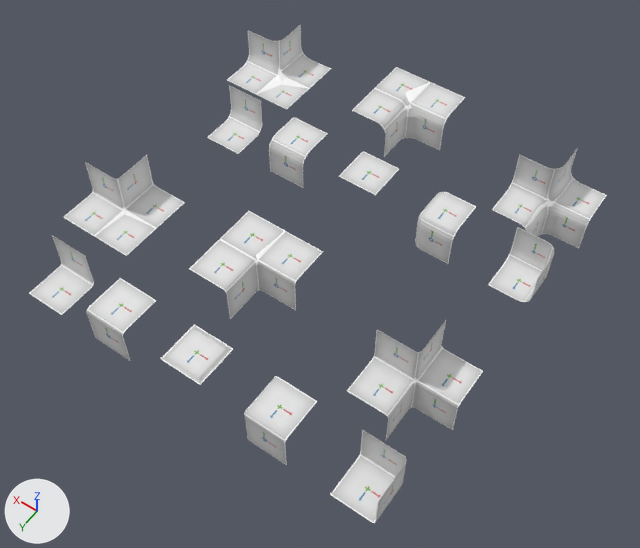
The Blender file BasicsAssets/Mesh/Blocks.blend: old version first, new version second.
Both versions are drawn from a camera (50 mm lens) standing at (-3.68, 6.12, 7.49) and looking at (-0.11, 1.11, -0.39). Arrows for +X, +Y and +Z are at lower left; the lights stay in place.

In view in the first picture: 'Corner  Neg 1x1x1', 'Corner  Neg 1x1x1 M', 'Corner 1x1x1', 'Corner 1x1x1 M', 'Cross 1x1x1', 'Cross 1x1x1 M', 'Edge 1x1x1', 'Edge 1x1x1 M', 'Edge Neg 1x1x1', 'Edge Neg 1x1x1 M', 'Side 1x1x1', 'Side 1x1x1 M', 'SideToEdgeNeg 1x1x1', 'SideToEdgeNeg 1x1x1 M', 'SideToEdgePos 1x1x1', 'SideToEdgePos 1x1x1 M'.
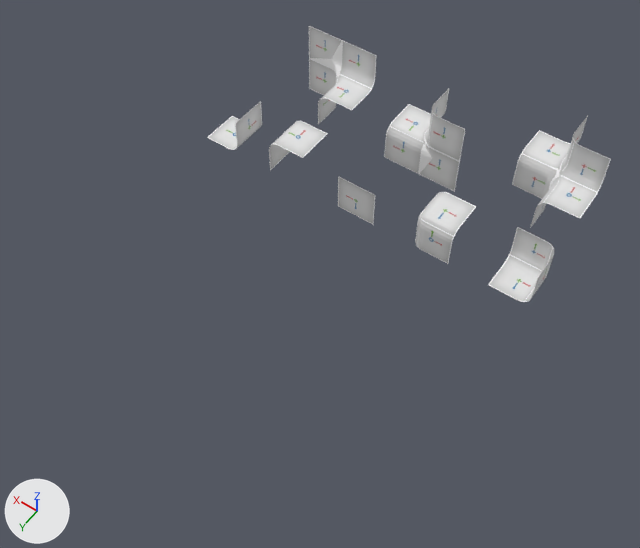
Changed parts and their boxes [x1, y1, x2, y2] in the pictures (640 x 548 px):
'Cross 1x1x1', reshaped, moved (14% narrower, 12% taller)
    before: [492, 148, 607, 248]
    after: [512, 116, 611, 228]
'SideToEdgePos 1x1x1', moved, turned
    before: [227, 25, 331, 109]
    after: [309, 26, 377, 124]
'SideToEdgeNeg 1x1x1', reshaped, moved (28% narrower, 15% taller)
    before: [352, 67, 465, 157]
    after: [384, 88, 465, 192]
'Cross 1x1x1 M', deleted
    before: [347, 320, 483, 439]
'SideToEdgeNeg 1x1x1 M', deleted
    before: [189, 211, 323, 319]
'SideToEdgePos 1x1x1 M', deleted
    before: [64, 155, 185, 256]
'Corner  Neg 1x1x1 M', deleted
    before: [330, 430, 407, 523]
'Corner 1x1x1 M', deleted
    before: [244, 376, 317, 465]
'Edge 1x1x1 M', deleted
    before: [86, 278, 156, 361]
'Side 1x1x1', reshaped (38% narrower, 9% taller)
    before: [339, 151, 399, 195]
    after: [338, 176, 375, 224]
'Edge Neg 1x1x1 M', deleted
    before: [29, 235, 94, 315]
'Side 1x1x1 M', deleted
    before: [161, 324, 233, 385]
'Edge 1x1x1', reshaped (31% shorter)
    before: [269, 117, 328, 188]
    after: [269, 121, 328, 170]
'Edge Neg 1x1x1', reshaped (29% shorter)
    before: [207, 85, 262, 154]
    after: [207, 101, 262, 150]

The change in detail:
me_cube_002 has 6 vertices, 2 faces and spans x -0.25..0.25, y -0.25..0.25, z -0.25..0.25.
me_cube_002 is used by ob_edge_1x1x1; location (1.0, 0.0, 0.0).
me_cube_002 part 1: the whole mesh is multiplied about its middle by the matrix ((0.0, 0.0, 1.0), (1.0, 0.0, 0.0), (0.0, 1.0, 0.0)).
me_cube_004 has 6 vertices, 2 faces and spans x -0.25..0.25, y -0.25..0.25, z -0.25..0.25.
me_cube_004 is used by ob_edge_neg_1x1x1; location (2.0, 0.0, 0.0).
me_cube_004 part 2: the whole mesh is multiplied about its middle by the matrix ((0.0, 0.0, 1.0), (1.0, 0.0, 0.0), (0.0, 1.0, 0.0)).
me_cube_006 is used by ob_side_1x1x1; location (0.0, 0.0, 0.0).
Verts and faces of me_cube_006; kept vertices keep their numbers, new ones are numbered from 4.
Before the commit, vertices of me_cube_006: 0 (-0.25, -0.25, 0.25) at pixel (399, 168), 1 (-0.25, 0.25, 0.25) at pixel (375, 195), 2 (0.25, -0.25, 0.25) at pixel (363, 150), 3 (0.25, 0.25, 0.25) at pixel (338, 176).
me_cube_006 had 4 vertices, 1 face and spanned x -0.25..0.25, y -0.25..0.25, z 0.25.
me_cube_006 now has 4 vertices, 1 face and spans x -0.25..0.25, y 0.25, z -0.25..0.25.
Part 3, on me_cube_006:
Vertices deleted: 0, 2 (with the faces that use them).
New vertex 4 is at (0.25, 0.25, -0.25), pixel (337, 206).
New vertex 5 is at (-0.25, 0.25, -0.25), pixel (373, 224).
New faces: (1, 3, 4, 5).
me_cube_015 has 11 vertices, 5 faces and spans x -0.25..0.75, y -0.75..0.25, z -0.25..0.25.
me_cube_015 is used by ob_sidetoedgeneg_1x1x1; location (0.0, -1.0, 0.0).
me_cube_015 part 4: the whole mesh is multiplied about the mesh origin by the matrix ((-1.0, 0.0, 0.0), (0.0, 0.0, 1.0), (0.0, 1.0, 0.0)).
me_cube_016 has 11 vertices, 5 faces and spans x -0.75..0.25, y -0.25..0.75, z -0.25..0.25.
me_cube_016 is used by ob_sidetoedgepos_1x1x1; location (2.0, -1.0, 0.0); rotation (0.0, 0.0, -3.142), in degrees (0, 0, -180).
me_cube_016 part 5: the whole mesh is turned -90 degrees about the x axis through its middle, then moved by (0.5, -0.25, 0.25).
me_cube_020 is used by ob_cross_1x1x1; location (-2.0, -1.0, 0.0).
me_cube_020 had 13 vertices, 6 faces and spanned x -0.25..0.75, y -0.75..0.25, z -0.75..0.25.
me_cube_020 now has 13 vertices, 6 faces and spans x -0.25..0.75, y -0.25..0.75, z -0.25..0.75.
me_cube_020 part 6: 9 vertices removed from x -0.25..0.75, y -0.75..0.25, z -0.75..0.25; 9 vertices added at x -0.25..0.75, y -0.25..0.75, z -0.25..0.75.
Object 'SideToEdgeNeg 1x1x1' (ob_sidetoedgeneg_1x1x1) moves from (0.0, -1.0, 0.0) to (0.0, -1.0, 0.5).
Object 'SideToEdgePos 1x1x1' (ob_sidetoedgepos_1x1x1) turns from (0, 0, -180) to (0, 0, 0) degrees about x, y and z.
Object 'SideToEdgePos 1x1x1' (ob_sidetoedgepos_1x1x1) moves from (2.0, -1.0, 0.0) to (1.0, -1.0, 0.0).
Object 'Cross 1x1x1' (ob_cross_1x1x1) moves from (-2.0, -1.0, 0.0) to (-2.0, -1.5, 0.0).
Object 'Corner  Neg 1x1x1 M' (ob_corner__neg_1x1x1_m) is deleted.
Object 'Edge 1x1x1 M' (ob_edge_1x1x1_m) is deleted.
Object 'Corner 1x1x1 M' (ob_corner_1x1x1_m) is deleted.
Object 'Edge Neg 1x1x1 M' (ob_edge_neg_1x1x1_m) is deleted.
Object 'Side 1x1x1 M' (ob_side_1x1x1_m) is deleted.
Object 'SideToEdgeNeg 1x1x1 M' (ob_sidetoedgeneg_1x1x1_m) is deleted.
Object 'SideToEdgePos 1x1x1 M' (ob_sidetoedgepos_1x1x1_m) is deleted.
Object 'Cross 1x1x1 M' (ob_cross_1x1x1_m) is deleted.
